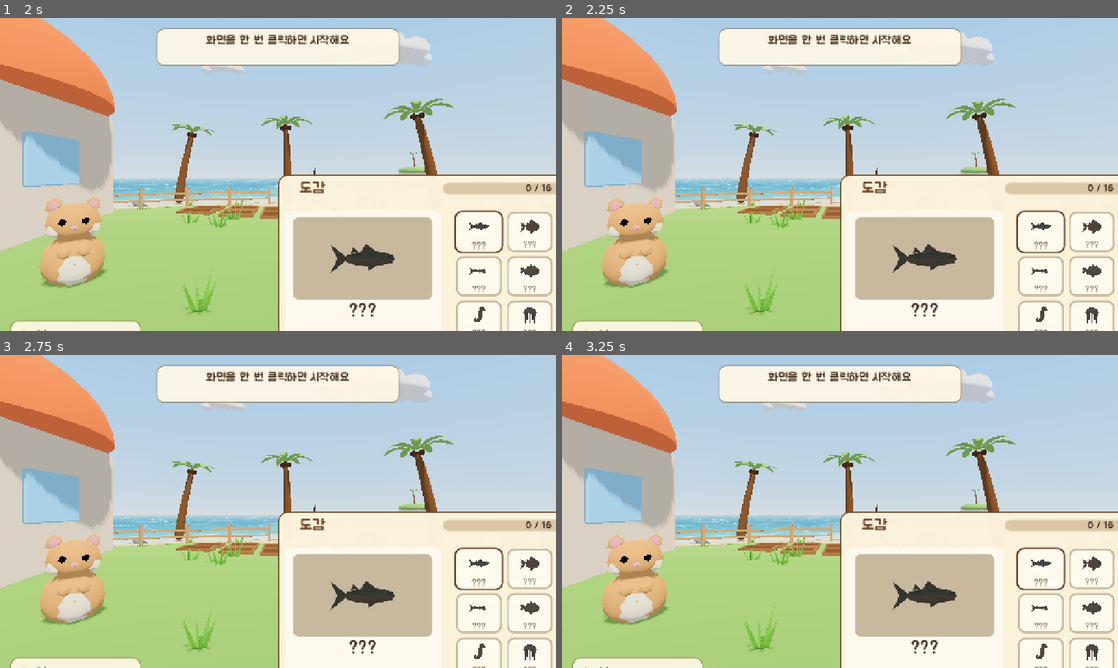
Above: before the commit, frames 1-4 (two rows, left to right).
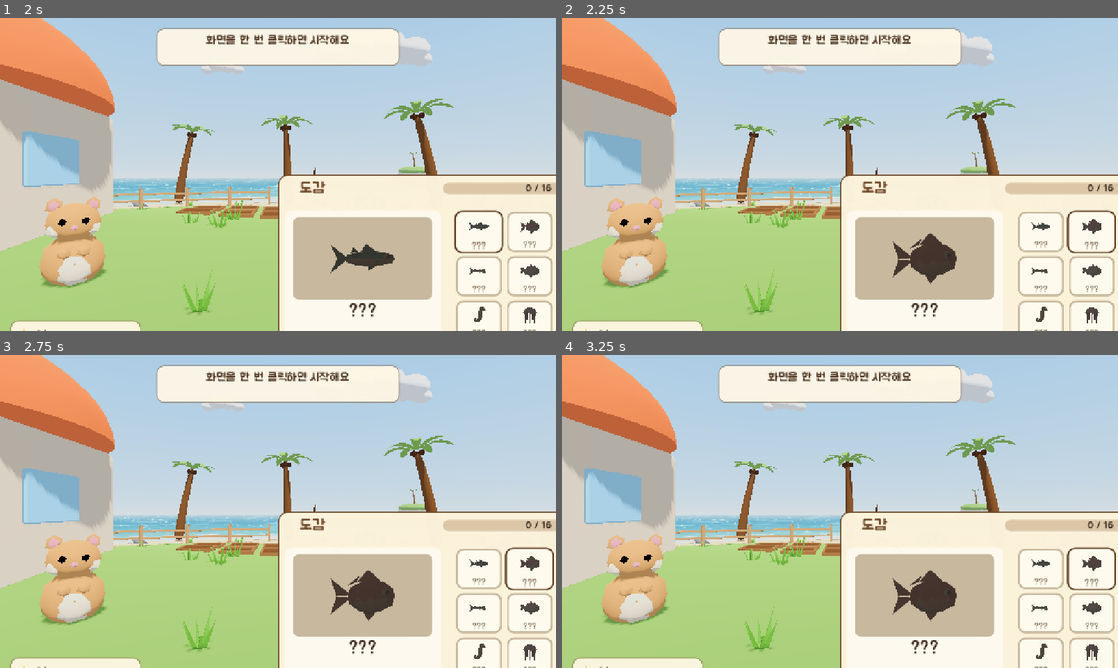
Above: after the commit, the same moments.

Repository: qudrhks36-svg/hanroro-seat-checker
Game: Godot game, scene res://main.tscn
Same seed, same stepped clock (60 frames per second), same inputs: the game is played once before the commit and once after it. Sound files missing from this copy of the repository are replaced by a short silence.
Inputs (mouse positions are in pixels of both pictures, inside the frame that each line leads up to):
- Up to frame 1 (2 s): tap Enter at 0.5 s; move the mouse to (400, 158) at 0.52 s; hold Right 0.53-1.25 s; tap Tab at 0.6 s; click (400, 158) at 0.67 s; tap F at 0.8 s; tap Space at 1.25 s; drag from (166, 190) to (250, 237) at 1.27 s
- Up to frame 2 (2.25 s): move the mouse to (895, 105) at 2.02 s; hold Right from 2.03 s (still down); tap E at 2.1 s; click (895, 105) at 2.17 s
- Up to frame 3 (2.75 s): keep holding Right; tap O at 2.3 s
- Up to frame 4 (3.25 s): release Right at 2.75 s; drag from (812, 574) to (673, 464) at 2.77 s

Frame 1 is identical in both runs. In frame 2, 1.2% of the frame differs, in the area x 59-100%, y 61-86%; in frame 3, 1.2%; in frame 4, 1.2%.

Commit message:
fix(godot): keep mouse locked in windows, seamless crossfaded BGM loop
Co-Authored-By: Claude Sonnet 5.5 <noreply@anthropic.com>

Diff:
--- a/fishing-game/godot/scripts/catalog.gd
+++ b/fishing-game/godot/scripts/catalog.gd
@@ -56,6 +56,15 @@
 		elif event.keycode == KEY_ESCAPE and is_open:
 			set_open(false, false)   # Esc는 브라우저가 이미 마우스 잠금을 풀었으므로 다시 잠그지 않고 클릭으로 시작하게 둠
 			get_viewport().set_input_as_handled()
+		elif is_open and event.keycode in [KEY_LEFT, KEY_RIGHT, KEY_UP, KEY_DOWN]:   # 방향키로 칸 고르기(마우스를 잠근 채로 쓰게)
+			var n := Game.fish.size()
+			match event.keycode:
+				KEY_LEFT: selected = (selected + n - 1) % n
+				KEY_RIGHT: selected = (selected + 1) % n
+				KEY_UP: selected = (selected + n - 4) % n
+				KEY_DOWN: selected = (selected + 4) % n
+			_refresh()
+			get_viewport().set_input_as_handled()
 
 func set_open(open: bool, relock: bool) -> void:
 	is_open = open
@@ -63,8 +72,7 @@
 	root.visible = open
 	get_tree().paused = open
 	if open:
-		Input.mouse_mode = Input.MOUSE_MODE_VISIBLE
-		_refresh()
+		_refresh()   # 마우스는 잠근 채로 둠(방향키로 고르기 → 닫은 뒤 다시 클릭할 필요 없음)
 	else:
 		Input.mouse_mode = Input.MOUSE_MODE_CAPTURED if relock else Input.MOUSE_MODE_VISIBLE
 
@@ -104,7 +112,7 @@
 	price_value.text = "%d원" % Game.price(selected) if seen else "—"
 	if debug:
 		print("[FG] catalog selected=", selected, " name=", name_text.text, " found=", count_text.text, " caught=", caught_value.text, " best=", best_value.text, " price=", price_value.text)
-	hint_text.text = "칸을 클릭하면 물고기를 볼 수 있어요      Tab / Esc: 닫기" if seen else "아직 못 잡았어요. 낚아서 도감을 채워 보세요      Tab / Esc: 닫기"
+	hint_text.text = "방향키로 물고기를 골라 봐요      Tab / Esc: 닫기" if seen else "아직 못 잡았어요. 낚아서 도감을 채워 보세요      Tab / Esc: 닫기"
 
 func _on_cell_input(event: InputEvent, i: int) -> void:
 	if event is InputEventMouseButton and event.pressed and event.button_index == MOUSE_BUTTON_LEFT:
--- a/fishing-game/godot/scripts/dialog.gd
+++ b/fishing-game/godot/scripts/dialog.gd
@@ -158,8 +158,7 @@
 	current = i
 	is_open = true
 	Game.modal = "dialog"
-	get_tree().paused = true
-	Input.mouse_mode = Input.MOUSE_MODE_VISIBLE
+	get_tree().paused = true   # 마우스는 잠근 채로 둔다(클릭으로 팔기·업그레이드는 잠금 중에도 됨 → 닫은 뒤 다시 클릭할 필요 없음)
 	prompt.visible = false
 	sold = false
 	var n: Dictionary = npcs[i]["data"]
--- a/fishing-game/godot/scripts/farm.gd
+++ b/fishing-game/godot/scripts/farm.gd
@@ -281,9 +281,8 @@
 	seed_plot = i
 	seed_open = true
 	Game.modal = "seeds"
-	get_tree().paused = true
-	Input.mouse_mode = Input.MOUSE_MODE_VISIBLE
-	seed_msg.text = "돈 %d원 · 숫자 키나 클릭으로 심어요" % Game.money
+	get_tree().paused = true   # 마우스는 잠근 채로 둠(숫자 키로 심기)
+	seed_msg.text = "돈 %d원 · 숫자 키로 심어요" % Game.money
 	seed_root.visible = true
 	_place_seed_panel()
 
@@ -374,7 +373,7 @@
 	seed_msg = ThemeUI.text("", 22, BROWN)
 	seed_panel.add_child(seed_msg)
 	ThemeUI.at(seed_msg, size, 0, -150, 580, 34)
-	var hint := ThemeUI.text("Esc / E: 닫기", 20, Color(0.4, 0.3, 0.22))
+	var hint := ThemeUI.text("E / Esc: 닫기", 20, Color(0.4, 0.3, 0.22))
 	seed_panel.add_child(hint)
 	ThemeUI.at(hint, size, 0, -178, 400, 28)
 	seed_root.visible = false
--- a/fishing-game/godot/scripts/main.gd
+++ b/fishing-game/godot/scripts/main.gd
@@ -340,6 +340,23 @@
 			player.rotation_degrees.y = 0.0
 			player.turn(Vector2(100, 0))
 			print("[FG] lookcheck scale=", sc, " yaw=", player.rotation_degrees.y)
+	if _arg("keycheck", "") != "":   # 시험용: 방향키로 도감 칸 고르기, ← → 로 감도 바꾸기 (마우스 없이)
+		catalog.set_open(true, false)
+		for kc in [KEY_RIGHT, KEY_RIGHT, KEY_DOWN, KEY_LEFT]:
+			var ek := InputEventKey.new()
+			ek.pressed = true
+			ek.keycode = kc
+			catalog._unhandled_input(ek)
+		print("[FG] keycheck catalog selected=", catalog.selected, " (기대 5)")
+		catalog.set_open(false, false)
+		settings.set_open(true, false)
+		for kc in [KEY_RIGHT, KEY_RIGHT, KEY_LEFT]:
+			var sk := InputEventKey.new()
+			sk.pressed = true
+			sk.keycode = kc
+			settings._unhandled_input(sk)
+		print("[FG] keycheck sens slider=", snappedf(settings.slider.value, 0.01), " scale=", snappedf(Game.mouse_scale, 0.01), " (기대 1.1)")
+		settings.set_open(false, false)
 	if _arg("catalog", "") != "":   # 시험용: 도감을 열고 이 번호 칸을 고른다
 		catalog.debug = true
 		catalog.selected = int(_arg("catalog", "0"))
--- a/fishing-game/godot/scripts/settings_ui.gd
+++ b/fishing-game/godot/scripts/settings_ui.gd
@@ -30,6 +30,9 @@
 	if event.keycode == KEY_O:
 		set_open(not is_open, true)
 		get_viewport().set_input_as_handled()
+	elif is_open and (event.keycode == KEY_LEFT or event.keycode == KEY_RIGHT):   # ← → 로 감도 바꾸기(마우스를 잠근 채로 쓰게)
+		slider.value = clampf(slider.value + (0.1 if event.keycode == KEY_RIGHT else -0.1), SENS_MIN, SENS_MAX)
+		get_viewport().set_input_as_handled()
 	elif event.keycode == KEY_ESCAPE:
 		set_open(not is_open, false)   # Esc는 브라우저가 이미 마우스 잠금을 풀었으므로 다시 잠그지 않고 클릭으로 시작하게 둠
 		get_viewport().set_input_as_handled()
@@ -42,8 +45,7 @@
 	root.visible = open
 	get_tree().paused = open
 	if open:
-		slider.value = Game.mouse_scale
-		Input.mouse_mode = Input.MOUSE_MODE_VISIBLE
+		slider.value = Game.mouse_scale   # 마우스는 잠근 채로 둠
 	else:
 		SaveScript.save_game()
 		Input.mouse_mode = Input.MOUSE_MODE_CAPTURED if relock else Input.MOUSE_MODE_VISIBLE
@@ -121,6 +123,6 @@
 	slider.drag_ended.connect(_on_drag_ended)
 	set_sensitivity(Game.mouse_scale)
 
-	var hint := ThemeUI.text("작게 = 천천히, 크게 = 빠르게      Esc / O: 닫기", 20, Color(0.4, 0.3, 0.22))
+	var hint := ThemeUI.text("작게 = 천천히, 크게 = 빠르게      ← → 로 바꾸기      O / Esc: 닫기", 20, Color(0.4, 0.3, 0.22))
 	panel.add_child(hint)
 	ThemeUI.at(hint, PANEL, 0, -115, 520, 30)
--- a/fishing-game/godot/scripts/sound.gd
+++ b/fishing-game/godot/scripts/sound.gd
@@ -1,14 +1,12 @@
 extends CanvasLayer
 # 배경음악과 음소거 (포팅 8단계, GDD 2번 [확정], 유니티 BgmPlayer + MuteToggle).
-# BGM: 음원의 잔잔한 앞부분(0~16.5초)만 게임 내내 반복. 드럼 "딩"이 16.75초에 들어와서 그 전에 처음으로 돌아가고, 이음새는 0.5초 동안 소리를 줄였다 키움. 볼륨 0.2.
+# BGM: 원곡 앞의 잔잔한 15초 조각을 틈 없이 계속 반복(tools/make_bgm_loop.py가 끝 1.5초를 처음과 크로스페이드해서 만든 파일, 스트림 loop=true). 볼륨 0.2.
 # M키: 소리 전체(BGM·효과음·NPC 소리·빗소리)를 끄고 켠다. 꺼진 동안만 "소리 꺼짐 (M)" 표시. 저장하지 않음. 시간이 멈춰도(대화·도감) 동작.
 
 const ThemeUI := preload("res://scripts/ui_theme.gd")
 
 const BGM_PATH := "res://assets/audio/bgm_loop.ogg"
 const BGM_VOLUME := 0.2
-const LOOP_END := 16.5
-const FADE := 0.5
 
 static var muted := false
 
@@ -20,8 +18,10 @@
 	process_mode = Node.PROCESS_MODE_ALWAYS
 	_apply(false)   # 항상 소리가 켜진 채로 시작
 	player = AudioStreamPlayer.new()
-	player.stream = load(BGM_PATH)
-	player.volume_db = linear_to_db(0.0001)
+	var bgm: AudioStreamOggVorbis = load(BGM_PATH)
+	bgm.loop = true   # 끝에서 처음으로 틈 없이 이어짐
+	player.stream = bgm
+	player.volume_db = linear_to_db(BGM_VOLUME)
 	add_child(player)
 	player.play()
 	label = ThemeUI.box(ThemeUI.CREAM, 16, ThemeUI.EDGE, 2)
@@ -47,10 +47,5 @@
 
 func _process(_delta: float) -> void:
 	label.visible = muted
-	var t := player.get_playback_position()
-	if t >= LOOP_END:
-		player.seek(0.0)
-		t = 0.0
-	player.volume_db = linear_to_db(maxf(BGM_VOLUME * minf(1.0, minf(t / FADE, (LOOP_END - t) / FADE)), 0.0001))
 	if not player.playing:
-		player.play()
+		player.play()   # 혹시 멈췄으면 다시 시작
--- a/fishing-game/godot/scripts/wardrobe.gd
+++ b/fishing-game/godot/scripts/wardrobe.gd
@@ -32,8 +32,7 @@
 		return
 	is_open = true
 	Game.modal = "wardrobe"
-	get_tree().paused = true
-	Input.mouse_mode = Input.MOUSE_MODE_VISIBLE
+	get_tree().paused = true   # 마우스는 잠근 채로 둠(숫자 키로 입기, 닫은 뒤 다시 클릭할 필요 없음)
 	root.visible = true
 	panel.position = (get_viewport().get_visible_rect().size - PANEL) * 0.5
 	_refresh()
@@ -163,6 +162,6 @@
 	sun.light_energy = 0.8
 	sv.add_child(sun)
 
-	var hint := ThemeUI.text("숫자 키 또는 클릭: 입기      Esc / E: 닫기", 22, Color(0.4, 0.3, 0.22))
+	var hint := ThemeUI.text("숫자 키: 입기      E / Esc: 닫기", 22, Color(0.4, 0.3, 0.22))
 	panel.add_child(hint)
 	ThemeUI.at(hint, PANEL, 0, -240, 800, 34)
Not shown, changed: fishing-game/changelog/2026-10-12.md
Not shown, changed: fishing-game/docs/GDD.md
Not shown, changed: fishing-game/godot/assets/audio/bgm_loop.ogg
Not shown, added: fishing-game/tools/make_bgm_loop.py
